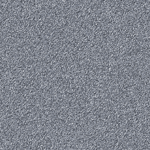
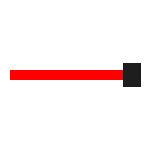
Layer changes from the first (150, 150) image to the second:
hid "Layer 7" over box(0, 0, 150, 150)
added group "Group 1" with 2 layers over box(10, 63, 141, 87)
added layer "Rectangle 3" in group "Group 1" over box(123, 63, 141, 87)
added layer "Rectangle 2" in group "Group 1" over box(10, 70, 132, 80)
